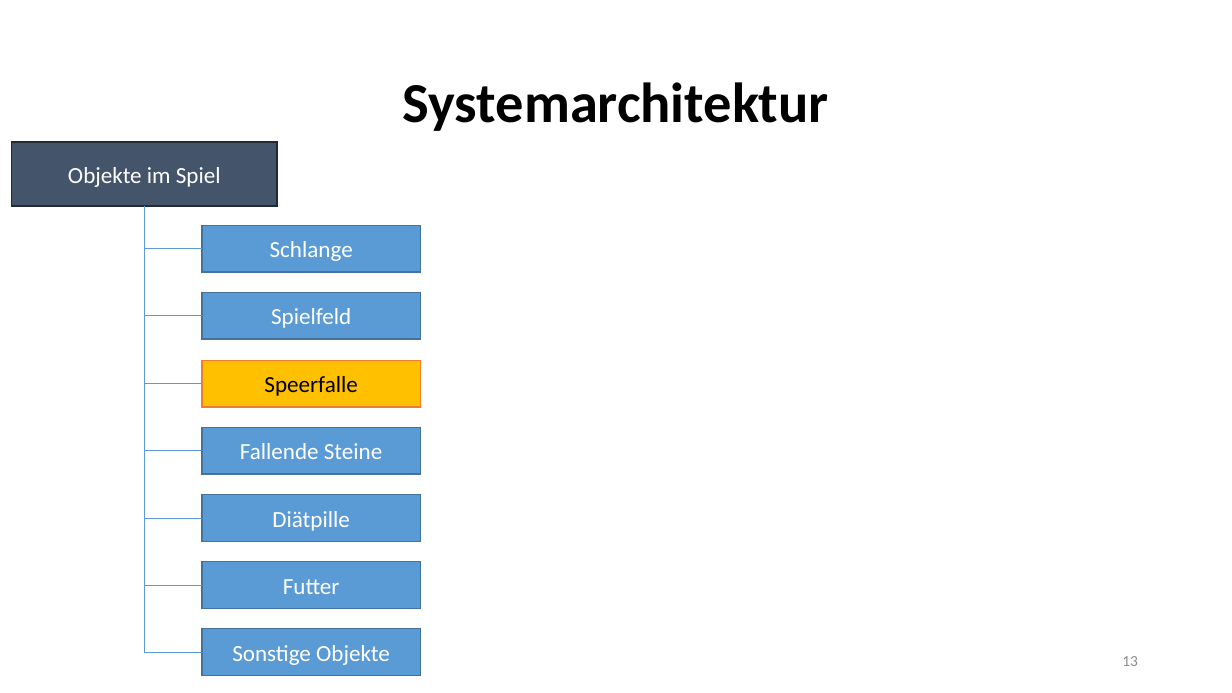
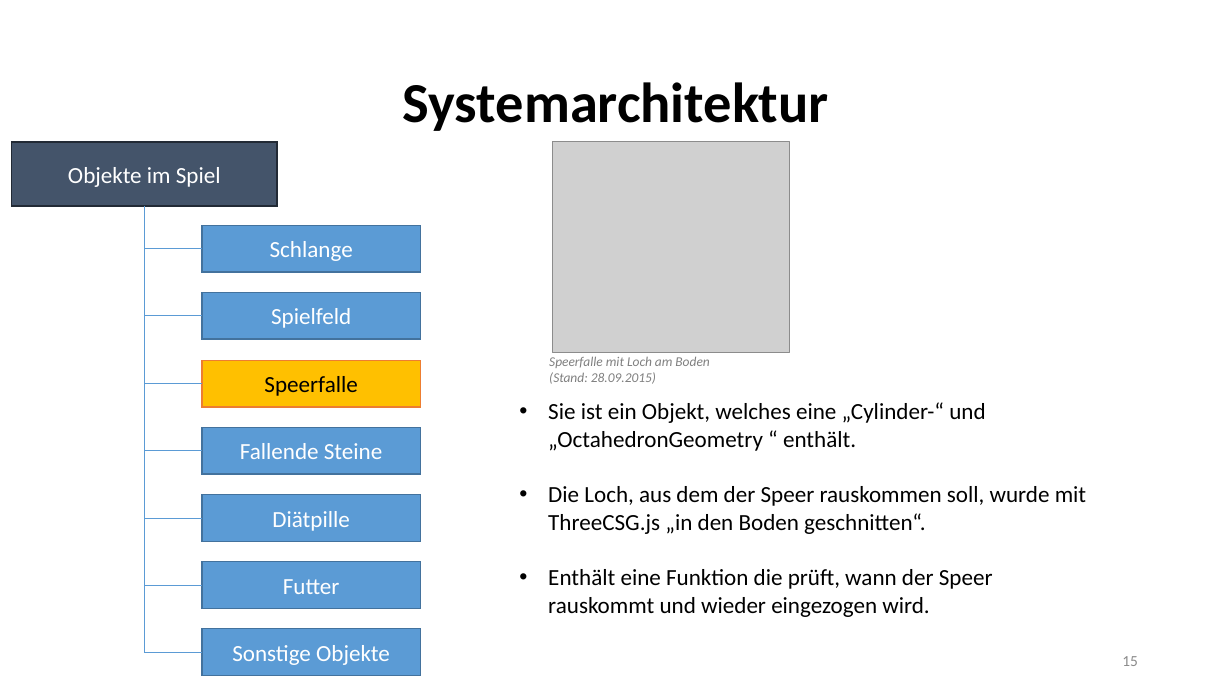
Before and after one commit to RamoramaInteractive/GDV-Projekt, a slide deck: slide 15 of FinalePräsentation.pptx (slide 13 before the commit). Drawn at 1232x693 pixels with LibreOffice and Linux fonts; fonts in the diff are those of the drawing; grey boxes stand for pictures. Boxes give left, top, right and bottom in pixels: in the first picture for what was removed or moved away, otherwise in the second. Text is boxed around its words. In the diff, an @@ line names an element or a change of style, - is before the commit and + after.

Commit message:
Systemarchitektur fertig in Präsentation!

```diff
--- a/FinalePräsentation.pptx
+++ b/FinalePräsentation.pptx
@@ picture added at (553, 142, 789, 353) @@
@@ text added at (549, 356, 709, 384), 10.5 pt, text #808080, italic @@
+Speerfalle mit Loch am Boden
+(Stand: 28.09.2015)
@@ text added at (548, 402, 1086, 617), 18 pt, text #000000 @@
+• Sie ist ein Objekt, welches eine „Cylinder-“ und „OctahedronGeometry “ enthält.
+• Die Loch, aus dem der Speer rauskommen soll, wurde mit ThreeCSG.js „in den Boden geschnitten“.
+• Enthält eine Funktion die prüft, wann der Speer rauskommt und wieder eingezogen wird.
@@ page number at (1122, 656, 1138, 666): text changed @@
-13
+15
```
Also in this commit, not shown: 6 other slides changed, 3 slides added, 7 slides removed.
